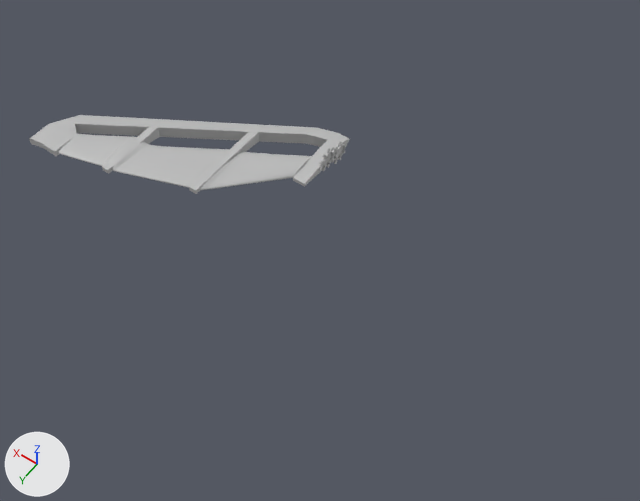
An edit to the FBX model Skyrates/Assets/Resources/Meshes/Components/ship_navigation_tier2L.FBX, drawn before and after from the same camera.
The view is the same before and after, from a camera (50 mm lens) standing at (-1.58, 2.51, 3.33) and looking at (0.09, 0.17, -0.36). Arrows for +X, +Y and +Z are at lower left; the lights stay in place. Where no turn or scale is listed for an object, it has been applied to the vertices.

Objects in the first picture: 'ship_navigation_tier2L'.
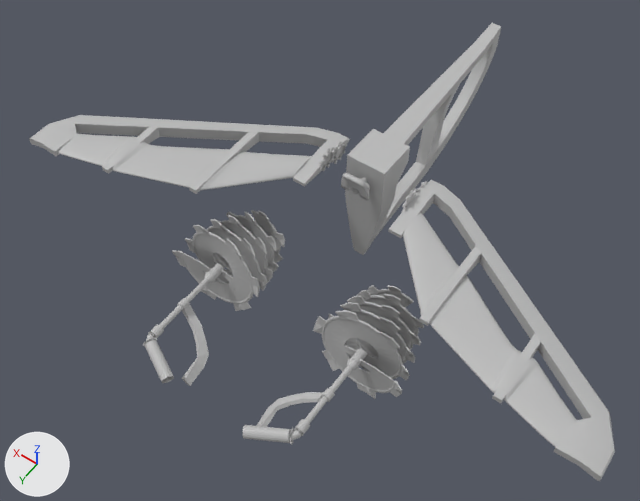
Where the newer file only moved an object's origin or applied its transform, the numbers keep the older frame.

The edits, one by one:
Material 'lambert3' (mat_lambert3) is new.
Its base color is (0.5, 0.5, 0.5) (grey #bcbcbc).
Material 'lambert2' (mat_lambert2) is new.
Its base color is (0.5, 0.5, 0.5) (grey #bcbcbc).
Mesh me_mesh_002 is new.
It has 156 vertices, 168 faces and spans x -0.111..0.111, y -1.433..-0.07, z -0.561..0.131.
It uses material mat_lambert1 (grey #bcbcbc).
Mesh me_mesh_003 is new.
It has 3778 vertices, 7474 faces and spans x -71.5..70.9, y -25.9..25.9, z -3.4..99.7.
It uses material mat_lambert1 (grey #bcbcbc).
Mesh me_mesh_004 is new.
It has 1290 vertices, 1218 faces and spans x -0.701..0.701, y -0.499..0.499, z -0.088..0.088.
It uses material mat_lambert3 (grey #bcbcbc).
Mesh me_mesh_001 is new.
It has 417 vertices, 411 faces and spans x -0.081..0.081, y -0.219..0.028, z -0.076..0.104.
It uses material mat_lambert2 (grey #bcbcbc).
Object 'ship_figurehead_tier2' (ob_ship_figurehead_tier2) is new; it shows me_mesh_002.
Its location is (0.0, 0.0, 0.0).
Object 'ship_propulsion_tier2' (ob_ship_propulsion_tier2) is new; it shows me_mesh_003.
Its location is (-0.003, 1.208, -0.342).
Its rotation in degrees is (-90, 0, 0).
Its scale is (-0.01, -0.01, -0.01).
Object 'ship_navigation_tier2R' (ob_ship_navigation_tier2r) is new; it shows me_mesh_004.
Its location is (-0.943, 0.167, -0.024).
Object 'ship_artillery_tier2' (ob_ship_artillery_tier2) is new; it shows me_mesh_001.
Its location is (0.0, 0.0, 0.02).

Boxes [x1, y1, x2, y2] around the edits, measured in the pictures (640 x 501 px):
'ship_navigation_tier2R', added: after [388, 180, 615, 481]
'ship_propulsion_tier2', added: after [143, 210, 424, 445]
'ship_figurehead_tier2', added: after [345, 23, 501, 255]
'ship_artillery_tier2', added: after [341, 173, 370, 202]
